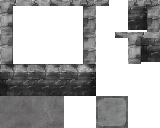
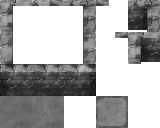
The second 160x128 image is a revision of the first. Changes to its layers:
pixels changed over [96, 0, 128, 38] (layer not identified)